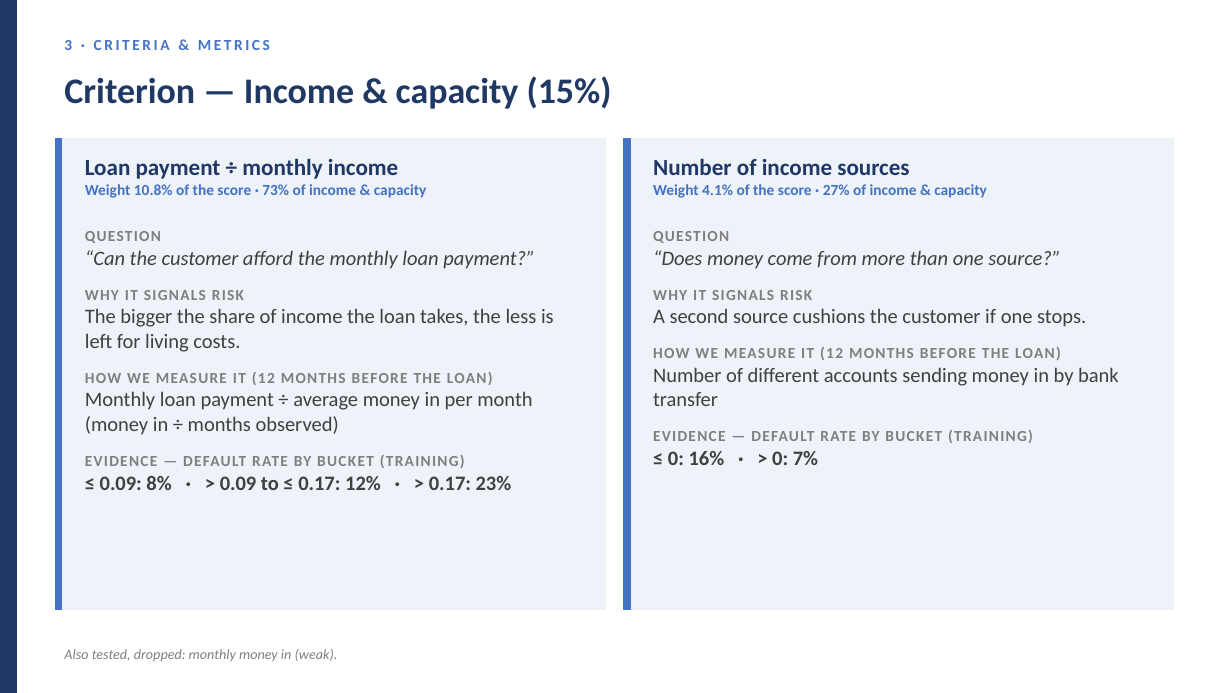
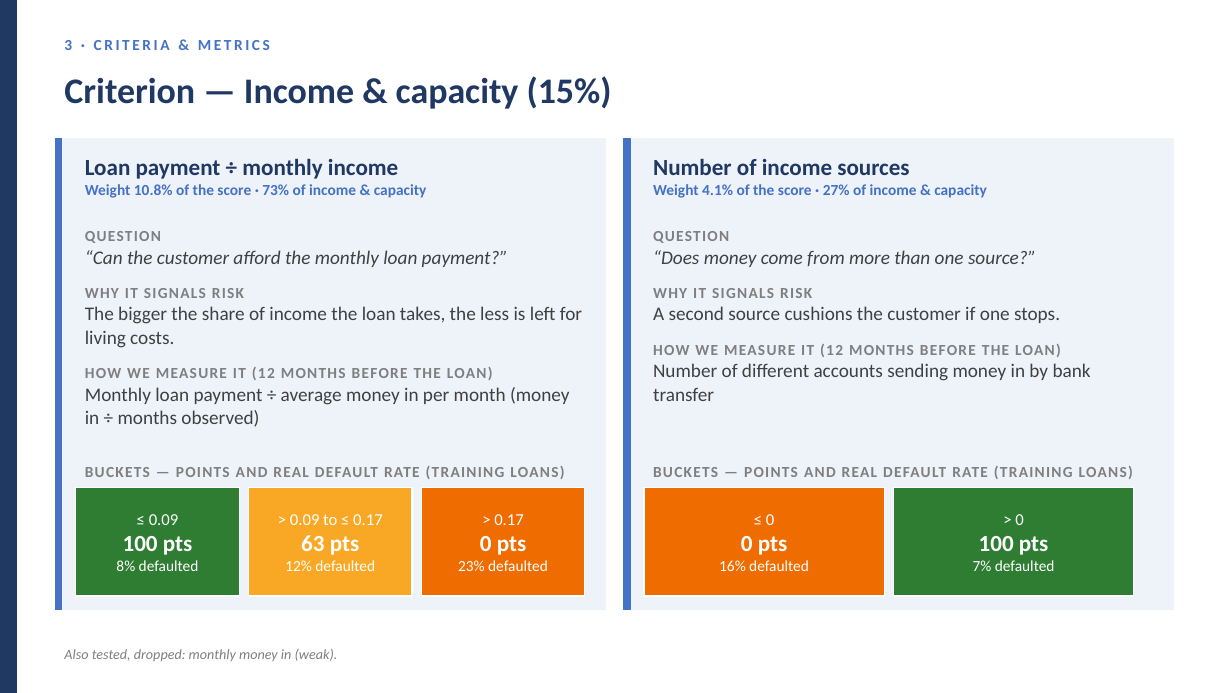
Before and after one commit to huotrithy/da-assignment-risk-scoring, a slide deck: slide 21 of docs/Final_Presentation.pptx (slide 20 before the commit). Drawn at 1232x693 pixels with LibreOffice and Linux fonts; fonts in the diff are those of the drawing. Boxes give left, top, right and bottom in pixels: in the first picture for what was removed or moved away, otherwise in the second. Text is boxed around its words. In the diff, an @@ line names an element or a change of style, - is before the commit and + after.

```diff
--- a/docs/Final_Presentation.pptx
+++ b/docs/Final_Presentation.pptx
@@ text at box(85, 250, 582, 427): size 16 to 15 pt in "“Can the customer afford the monthly loan ...", "The bigger the share of income the ...", "Monthly loan payment ÷ average money in ..." @@
@@ text at box(653, 250, 1091, 401): size 16 to 15 pt in "“Does money come from more than one ...", "A second source cushions the customer if ...", "Number of different accounts sending money in ..." @@
@@ text at box(653, 430, 1033, 465): paragraphs removed @@
-EVIDENCE — DEFAULT RATE BY BUCKET (TRAINING)
-≤ 0: 16% · > 0: 7%
@@ text at box(85, 455, 512, 490): paragraphs removed @@
-EVIDENCE — DEFAULT RATE BY BUCKET (TRAINING)
-≤ 0.09: 8% · > 0.09 to ≤ 0.17: 12% · > 0.17: 23%
@@ text added at box(85, 466, 564, 479), 12 pt, text #7F7F7F, bold @@
+BUCKETS — POINTS AND REAL DEFAULT RATE (TRAINING LOANS)
@@ text added at box(653, 466, 1133, 479), 12 pt, text #7F7F7F, bold @@
+BUCKETS — POINTS AND REAL DEFAULT RATE (TRAINING LOANS)
@@ rectangle added at box(76, 488, 239, 596), fill #2E7D32, outline #FFFFFF 1 pt @@
@@ rectangle added at box(249, 488, 412, 596), fill #F9A825, outline #FFFFFF 1 pt @@
@@ rectangle added at box(421, 488, 585, 596), fill #EF6C00, outline #FFFFFF 1 pt @@
@@ rectangle added at box(644, 488, 884, 596), fill #EF6C00, outline #FFFFFF 1 pt @@
@@ rectangle added at box(894, 488, 1134, 596), fill #2E7D32, outline #FFFFFF 1 pt @@
@@ text added at box(123, 514, 192, 555), 12 pt, text #FFFFFF @@
+≤ 0.09
+100 pts
+8% defaulted
@@ text added at box(290, 514, 383, 555), 13 pt, text #FFFFFF @@
+> 0.09 to ≤ 0.17
+63 pts
+12% defaulted
@@ text added at box(458, 514, 548, 571), 12 pt, text #FFFFFF @@
+> 0.17
+0 pts
+23% defaulted
@@ text added at box(719, 514, 809, 571), 12 pt, text #FFFFFF @@
+≤ 0
+0 pts
+16% defaulted
@@ text added at box(973, 514, 1055, 571), 12 pt, text #FFFFFF @@
+> 0
+100 pts
+7% defaulted
```
Also in this commit, not shown: 8 other slides changed, 2 slides added, 1 slide removed, 1 other file.
